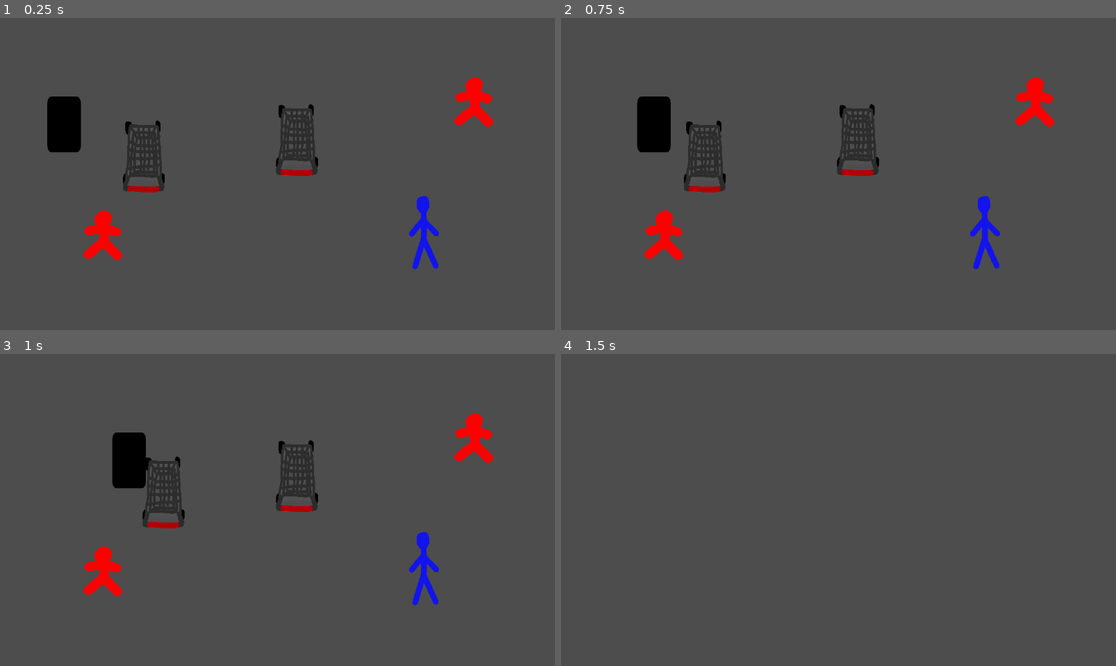
Above: before the commit, frames 1-4 (two rows, left to right).
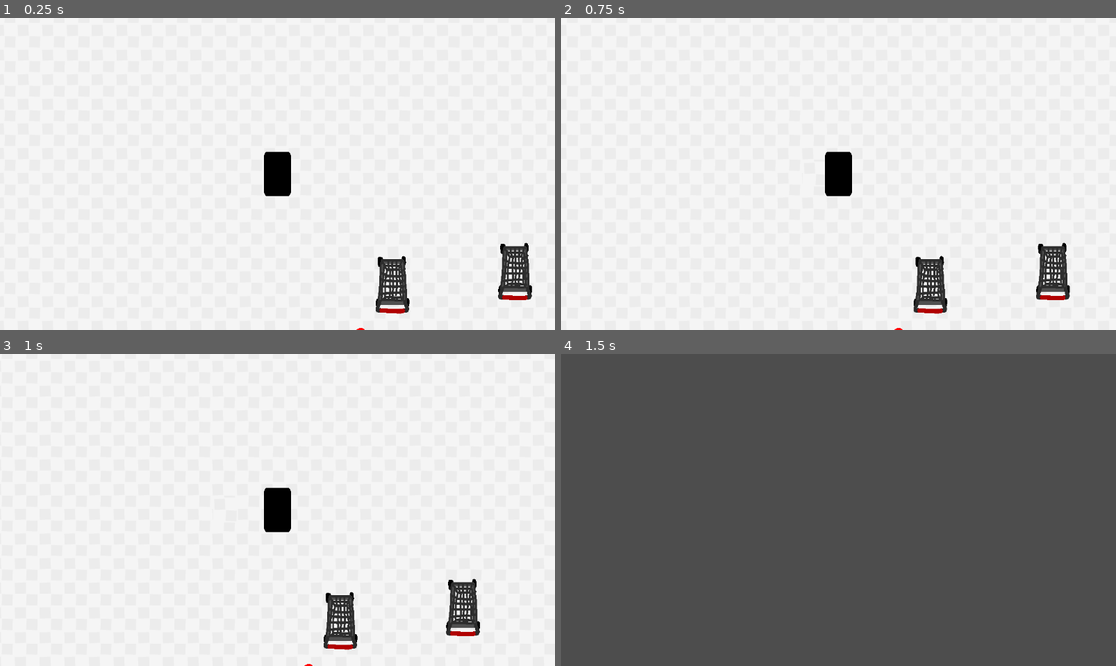
Above: after the commit, the same moments.

Repository: skeeeth/Krampus-Game
Game: Godot game, scene res://cart_test.tscn
Two runs of this game, one before a commit and one after it. Both use one fixed random seed, a clock stepped at 60 frames per second and the inputs below. The project has no main scene, so this scene is started directly. The engine's default icon, where the game draws it, is replaced by a stand-in: a white triangle on a blue panel in a dark square.
Inputs:
- Up to frame 1 (0.25 s): no input
- Up to frame 2 (0.75 s): tap Enter at 0.5 s; hold Right (right) from 0.53 s (still down); hold X (attack) from 0.53 s (still down)
- Up to frame 3 (1 s): keep holding Right (right); keep holding X (attack)
- Up to frame 4 (1.5 s): release Right (right) at 1.28 s; release X (attack) at 1.28 s; hold Down (down) from 1.28 s (still down); tap 1 (dev1) at 1.35 s

The runs differ from the first frame. In frame 1, 100% of the frame differs, in the area x 0-100%, y 0-100%; in frame 2, 100%; in frame 3, 100%; in frame 4, nothing differs.
Error in both runs: Invalid access to property or key '1' on a base object of type 'Dictionary'. (res://enemy_spawner.gd:12)

Commit message:
Add shelves and floor to store

Diff:
--- a/Carts/shopping_cart.tscn
+++ b/Carts/shopping_cart.tscn
@@ -16,8 +16,8 @@
 collision_mask = 11
 motion_mode = 1
 script = ExtResource("1_cvcn8")
-linear_acceleration = 100.0
-maximum_linear_speed = 500
+linear_acceleration = 140.0
+maximum_linear_speed = 1000
 
 [node name="CollisionShape2D" type="CollisionShape2D" parent="."]
 position = Vector2(-0.5, -23)
--- /dev/null
+++ b/Environment/shelf.gd
@@ -0,0 +1,20 @@
+extends StaticBody2D
+
+
+#Tweak the collision shape's shape resource so that it matches the dimensions of the LineRenderer
+#Also make sure that the points of the line renderer don't have a y component. This lets me be a little haphazard in the editor when I'm stretching out the lines with my mouse
+func _ready() -> void:
+	#Note: I marked this rectangle shape as "Local to scene" in the editor
+	var shape_resource_duplicate:RectangleShape2D = $CollisionShape2D.shape.duplicate()
+
+	if ($Line2D.points.size() == 2):
+		$Line2D.points[0].y = 0
+		$Line2D.points[1].y = 0
+		var start_pos = $Line2D.points[0]
+		var end_pos = $Line2D.points[1]
+
+		var displacement = end_pos - start_pos
+		var new_position = start_pos + displacement/2
+		$CollisionShape2D.position = new_position
+		shape_resource_duplicate.size = Vector2(displacement.length(), shape_resource_duplicate.size.y)
+		$CollisionShape2D.shape = shape_resource_duplicate
--- /dev/null
+++ b/Environment/shelf.tscn
@@ -0,0 +1,25 @@
+[gd_scene load_steps=4 format=3 uid="uid://qgltf060t87h"]
+
+[ext_resource type="Texture2D" uid="uid://bxwa5hkwc0dm" path="res://Environment/store_shelf_skewed.png" id="1_7wnyy"]
+[ext_resource type="Script" path="res://Environment/shelf.gd" id="1_r3fwe"]
+
+[sub_resource type="RectangleShape2D" id="RectangleShape2D_oadqk"]
+resource_local_to_scene = true
+size = Vector2(998, 198)
+
+[node name="Shelf" type="StaticBody2D"]
+collision_layer = 11
+collision_mask = 43
+script = ExtResource("1_r3fwe")
+metadata/_edit_group_ = true
+
+[node name="Line2D" type="Line2D" parent="."]
+texture_repeat = 2
+points = PackedVector2Array(0, 0, 1000, 0)
+width = 200.0
+texture = ExtResource("1_7wnyy")
+texture_mode = 1
+
+[node name="CollisionShape2D" type="CollisionShape2D" parent="."]
+position = Vector2(500, 0)
+shape = SubResource("RectangleShape2D_oadqk")
--- a/Player/krampus.gd
+++ b/Player/krampus.gd
@@ -24,8 +24,10 @@
 	if (event.is_action_pressed("attack") and cart == null): #Can't attack while in the cart... for now. Could be fun though
 		$Attack.attempt_attack(facing_direction)
 
+	#Just for testing
 	if (event.is_action_pressed("dev1")):
 		get_tree().change_scene_to_file("res://sack_world.tscn")
+
 
 func _physics_process(delta: float) -> void:
 	if (cart != null):
--- a/Player/krampus.tscn
+++ b/Player/krampus.tscn
@@ -7,13 +7,40 @@
 [ext_resource type="Texture2D" uid="uid://bg4hx3t8gnwp5" path="res://Player/hit04.png" id="4_qhbyu"]
 
 [sub_resource type="RectangleShape2D" id="RectangleShape2D_7xqo2"]
-size = Vector2(69, 24)
+size = Vector2(69, 113)
 
 [sub_resource type="CircleShape2D" id="CircleShape2D_fp37h"]
 radius = 163.012
 
 [sub_resource type="RectangleShape2D" id="RectangleShape2D_gcl4g"]
 size = Vector2(191, 93)
+
+[sub_resource type="Animation" id="Animation_f6kja"]
+length = 0.001
+tracks/0/type = "value"
+tracks/0/imported = false
+tracks/0/enabled = true
+tracks/0/path = NodePath("Sprite2D:frame")
+tracks/0/interp = 1
+tracks/0/loop_wrap = true
+tracks/0/keys = {
+"times": PackedFloat32Array(0),
+"transitions": PackedFloat32Array(1),
+"update": 1,
+"values": [0]
+}
+tracks/1/type = "value"
+tracks/1/imported = false
+tracks/1/enabled = true
+tracks/1/path = NodePath("Sprite2D:visible")
+tracks/1/interp = 1
+tracks/1/loop_wrap = true
+tracks/1/keys = {
+"times": PackedFloat32Array(0),
+"transitions": PackedFloat32Array(1),
+"update": 1,
+"values": [false]
+}
 
 [sub_resource type="Animation" id="Animation_5cc6n"]
 resource_name = "melee_attack"
@@ -44,33 +71,6 @@
 "values": [true, false, true]
 }
 
-[sub_resource type="Animation" id="Animation_f6kja"]
-length = 0.001
-tracks/0/type = "value"
-tracks/0/imported = false
-tracks/0/enabled = true
-tracks/0/path = NodePath("Sprite2D:frame")
-tracks/0/interp = 1
-tracks/0/loop_wrap = true
-tracks/0/keys = {
-"times": PackedFloat32Array(0),
-"transitions": PackedFloat32Array(1),
-"update": 1,
-"values": [0]
-}
-tracks/1/type = "value"
-tracks/1/imported = false
-tracks/1/enabled = true
-tracks/1/path = NodePath("Sprite2D:visible")
-tracks/1/interp = 1
-tracks/1/loop_wrap = true
-tracks/1/keys = {
-"times": PackedFloat32Array(0),
-"transitions": PackedFloat32Array(1),
-"update": 1,
-"values": [false]
-}
-
 [sub_resource type="AnimationLibrary" id="AnimationLibrary_0gkvq"]
 _data = {
 "RESET": SubResource("Animation_f6kja"),
@@ -84,7 +84,7 @@
 move_speed = 300.0
 
 [node name="CollisionShape2D" type="CollisionShape2D" parent="."]
-position = Vector2(0.5, 45)
+position = Vector2(0.5, 0.5)
 shape = SubResource("RectangleShape2D_7xqo2")
 
 [node name="Sprite2D" type="Sprite2D" parent="."]
@@ -100,7 +100,6 @@
 krampus = NodePath("..")
 
 [node name="CollisionShape2D" type="CollisionShape2D" parent="InteractionArea"]
-visible = false
 shape = SubResource("CircleShape2D_fp37h")
 
 [node name="Attack" type="Area2D" parent="."]
--- a/cart_test.tscn
+++ b/cart_test.tscn
@@ -1,9 +1,20 @@
-[gd_scene load_steps=5 format=3 uid="uid://cjkdw2t1rp0q5"]
+[gd_scene load_steps=10 format=3 uid="uid://cjkdw2t1rp0q5"]
 
 [ext_resource type="PackedScene" uid="uid://cdv7yypqfldh4" path="res://Carts/shopping_cart.tscn" id="1_qvt7r"]
 [ext_resource type="PackedScene" uid="uid://prm2p3mxsryu" path="res://Player/krampus.tscn" id="2_regcu"]
 [ext_resource type="PackedScene" uid="uid://b73boev43352m" path="res://npc/kid.tscn" id="3_fb7kf"]
 [ext_resource type="PackedScene" uid="uid://wg71xd4yobi7" path="res://npc/guard.tscn" id="4_oi8dt"]
+[ext_resource type="PackedScene" uid="uid://qgltf060t87h" path="res://Environment/shelf.tscn" id="5_pccs1"]
+[ext_resource type="Texture2D" uid="uid://st7m3f6mvyde" path="res://white_square.png" id="6_7ar8m"]
+[ext_resource type="Texture2D" uid="uid://cofnknj7tvoa3" path="res://Environment/white_checkered_tile.png" id="7_v53y3"]
+
+[sub_resource type="RectangleShape2D" id="RectangleShape2D_fikin"]
+resource_local_to_scene = true
+size = Vector2(998, 198)
+
+[sub_resource type="RectangleShape2D" id="RectangleShape2D_bl3mv"]
+resource_local_to_scene = true
+size = Vector2(998, 198)
 
 [node name="CartTest" type="Node2D"]
 
@@ -11,7 +22,9 @@
 position = Vector2(300, 300)
 
 [node name="Krampus" parent="." instance=ExtResource("2_regcu")]
-position = Vector2(133, 221)
+
+[node name="Camera2D" type="Camera2D" parent="Krampus"]
+zoom = Vector2(0.8, 0.8)
 
 [node name="ShoppingCart2" parent="." instance=ExtResource("1_qvt7r")]
 position = Vector2(618, 266)
@@ -27,3 +40,171 @@
 
 [node name="Guard" parent="." instance=ExtResource("4_oi8dt")]
 position = Vector2(879, 445)
+
+[node name="LevelBoundaries" type="Node2D" parent="."]
+
+[node name="WestWall" parent="LevelBoundaries" instance=ExtResource("5_pccs1")]
+position = Vector2(-3391, 5005)
+rotation = -1.5708
+
+[node name="Line2D" parent="LevelBoundaries/WestWall" index="0"]
+points = PackedVector2Array(0, 0, 11294, 51.0005)
+
+[node name="CollisionShape2D" parent="LevelBoundaries/WestWall" index="1"]
+position = Vector2(1065, 0)
+shape = SubResource("RectangleShape2D_fikin")
+
+[node name="EastWall" parent="LevelBoundaries" instance=ExtResource("5_pccs1")]
+position = Vector2(6759, 5008)
+rotation = -1.5708
+
+[node name="Line2D" parent="LevelBoundaries/EastWall" index="0"]
+points = PackedVector2Array(0, 0, 11294, 51.0005)
+
+[node name="CollisionShape2D" parent="LevelBoundaries/EastWall" index="1"]
+position = Vector2(1065, 0)
+shape = SubResource("RectangleShape2D_fikin")
+
+[node name="NorthWall" parent="LevelBoundaries" instance=ExtResource("5_pccs1")]
+position = Vector2(-7945, -879)
+
+[node name="Line2D" parent="LevelBoundaries/NorthWall" index="0"]
+points = PackedVector2Array(0, 0, 24086, -177)
+
+[node name="CollisionShape2D" parent="LevelBoundaries/NorthWall" index="1"]
+position = Vector2(1065, 0)
+shape = SubResource("RectangleShape2D_bl3mv")
+
+[node name="SouthWall" parent="LevelBoundaries" instance=ExtResource("5_pccs1")]
+position = Vector2(-8276, 2594)
+
+[node name="Line2D" parent="LevelBoundaries/SouthWall" index="0"]
+points = PackedVector2Array(0, 0, 24086, -177)
+
+[node name="CollisionShape2D" parent="LevelBoundaries/SouthWall" index="1"]
+position = Vector2(1065, 0)
+shape = SubResource("RectangleShape2D_bl3mv")
+
+[node name="West wall cluster" type="Node2D" parent="."]
+
+[node name="WestWall2" parent="West wall cluster" instance=ExtResource("5_pccs1")]
+position = Vector2(-2693, 1940)
+rotation = -1.5708
+
+[node name="Line2D" parent="West wall cluster/WestWall2" index="0"]
+points = PackedVector2Array(0, 0, 1346, 4)
+
+[node name="CollisionShape2D" parent="West wall cluster/WestWall2" index="1"]
+position = Vector2(1065, 0)
+shape = SubResource("RectangleShape2D_fikin")
+
+[node name="WestWall3" parent="West wall cluster" instance=ExtResource("5_pccs1")]
+position = Vector2(-1729, 1381)
+rotation = -1.5708
+
+[node name="Line2D" parent="West wall cluster/WestWall3" index="0"]
+points = PackedVector2Array(0, 0, 1346, 4)
+
+[node name="CollisionShape2D" parent="West wall cluster/WestWall3" index="1"]
+position = Vector2(1065, 0)
+shape = SubResource("RectangleShape2D_fikin")
+
+[node name="WestWall4" parent="West wall cluster" instance=ExtResource("5_pccs1")]
+position = Vector2(-2217, 1389)
+rotation = -1.5708
+
+[node name="Line2D" parent="West wall cluster/WestWall4" index="0"]
+points = PackedVector2Array(0, 0, 1346, 4)
+
+[node name="CollisionShape2D" parent="West wall cluster/WestWall4" index="1"]
+position = Vector2(1065, 0)
+shape = SubResource("RectangleShape2D_fikin")
+
+[node name="SouthWall2" parent="West wall cluster" instance=ExtResource("5_pccs1")]
+position = Vector2(-2321, 1724)
+
+[node name="Line2D" parent="West wall cluster/SouthWall2" index="0"]
+points = PackedVector2Array(0, 0, 1563, 7)
+
+[node name="CollisionShape2D" parent="West wall cluster/SouthWall2" index="1"]
+position = Vector2(1065, 0)
+shape = SubResource("RectangleShape2D_bl3mv")
+
+[node name="WestWall5" parent="West wall cluster" instance=ExtResource("5_pccs1")]
+position = Vector2(-1225, 1828)
+rotation = -1.5708
+
+[node name="Line2D" parent="West wall cluster/WestWall5" index="0"]
+points = PackedVector2Array(0, 0, 1346, 4)
+
+[node name="CollisionShape2D" parent="West wall cluster/WestWall5" index="1"]
+position = Vector2(1065, 0)
+shape = SubResource("RectangleShape2D_fikin")
+
+[node name="Middle wall cluster" type="Node2D" parent="."]
+
+[node name="SouthWall3" parent="Middle wall cluster" instance=ExtResource("5_pccs1")]
+position = Vector2(-545, 1136)
+
+[node name="Line2D" parent="Middle wall cluster/SouthWall3" index="0"]
+points = PackedVector2Array(0, 0, 3257, 17)
+
+[node name="CollisionShape2D" parent="Middle wall cluster/SouthWall3" index="1"]
+position = Vector2(1065, 0)
+shape = SubResource("RectangleShape2D_bl3mv")
+
+[node name="WestWall4" parent="Middle wall cluster" instance=ExtResource("5_pccs1")]
+position = Vector2(136, 2444)
+rotation = -1.5708
+
+[node name="Line2D" parent="Middle wall cluster/WestWall4" index="0"]
+points = PackedVector2Array(0, 0, 776, 22)
+
+[node name="CollisionShape2D" parent="Middle wall cluster/WestWall4" index="1"]
+position = Vector2(1065, 0)
+shape = SubResource("RectangleShape2D_fikin")
+
+[node name="WestWall5" parent="Middle wall cluster" instance=ExtResource("5_pccs1")]
+position = Vector2(1095, 2195)
+rotation = -1.5708
+
+[node name="Line2D" parent="Middle wall cluster/WestWall5" index="0"]
+points = PackedVector2Array(0, 0, 612, 4)
+
+[node name="CollisionShape2D" parent="Middle wall cluster/WestWall5" index="1"]
+position = Vector2(1065, 0)
+shape = SubResource("RectangleShape2D_fikin")
+
+[node name="Floor" type="Sprite2D" parent="."]
+visible = false
+modulate = Color(0.741385, 0.741385, 0.741385, 1)
+z_index = -10
+scale = Vector2(100, 100)
+texture = ExtResource("6_7ar8m")
+
+[node name="TiledFloor" type="Sprite2D" parent="."]
+texture_repeat = 2
+texture = ExtResource("7_v53y3")
+
+[node name="TextureRect" type="TextureRect" parent="."]
+z_index = -10
+offset_left = -7461.0
+offset_top = -5830.0
+offset_right = 8336.0
+offset_bottom = 5890.0
+texture = ExtResource("7_v53y3")
+stretch_mode = 1
+metadata/_edit_lock_ = true
+
+[editable path="LevelBoundaries/WestWall"]
+[editable path="LevelBoundaries/EastWall"]
+[editable path="LevelBoundaries/NorthWall"]
+[editable path="LevelBoundaries/SouthWall"]
+[editable path="West wall cluster/WestWall2"]
+[editable path="West wall cluster/WestWall3"]
+[editable path="West wall cluster/WestWall4"]
+[editable path="West wall cluster/SouthWall2"]
+[editable path="West wall cluster/WestWall5"]
+[editable path="Middle wall cluster/SouthWall3"]
+[editable path="Middle wall cluster/WestWall4"]
+[editable path="Middle wall cluster/WestWall5"]
--- a/project.godot
+++ b/project.godot
@@ -70,6 +70,8 @@
 2d_physics/layer_2="ShoppingCart"
 2d_physics/layer_3="Interaction"
 2d_physics/layer_4="NPC"
+2d_physics/layer_5="Attacks"
+2d_physics/layer_6="Environment"
 
 [rendering]
 
Binary file added: Environment/horizontal_store_shelf.png
Not shown, added: Environment/horizontal_store_shelf.png.import
Binary file added: Environment/store_shelf_skewed.png
Not shown, added: Environment/store_shelf_skewed.png.import
Binary file added: Environment/white_checkered_tile.png
Not shown, added: Environment/white_checkered_tile.png.import
Binary file added: white_square.png
Not shown, added: white_square.png.import
